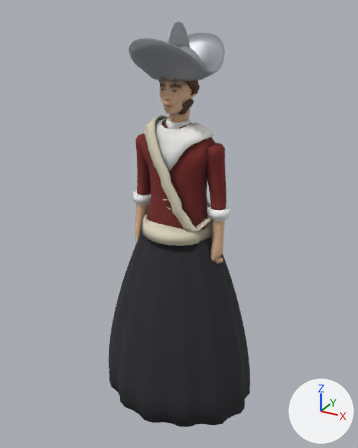
A saved change to the glTF model reckoning/models/watchwoman.glb.
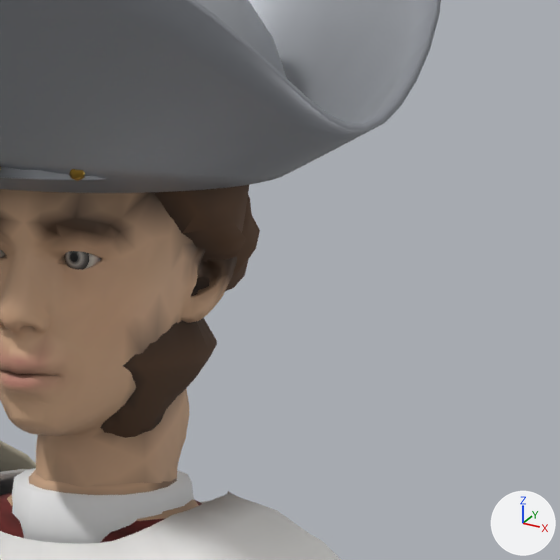
The first picture shows the older version from a 50 mm camera at (1.071, -1.941, 1.967) aimed at (-0.005, 0.013, 0.989). The close-ups show the older and then the newer version on the part from 46% to 67% of the width and 12% to 29% of the height of that picture. Only the edits that show in the close-ups are written down. Lighting does not change. The marker at lower right points along +X, +Y and +Z. Vertices at exactly the same position are counted once.

The older version as bpy lines, for what is in view:
```python
me_watchwoman_hair = bpy.data.meshes.new('watchwoman_hair')
me_watchwoman_hair.from_pydata(...)  # 1260 vertices, 2512 faces; spans x -0.091..0.09, y -0.104..0.138, z 1.525..1.766
me_watchwoman_hair.materials.append(mat_watchwoman_hair)
me_watchwoman_linen = bpy.data.meshes.new('watchwoman_linen')
me_watchwoman_linen.from_pydata(...)  # 461 vertices, 886 faces; spans x -0.258..0.258, y -0.116..0.108, z 1.073..1.5
me_watchwoman_linen.materials.append(mat_watchwoman_linen)
me_watchwoman_skin = bpy.data.meshes.new('watchwoman_skin')
me_watchwoman_skin.from_pydata(...)  # 1599 vertices, 3168 faces; spans x -0.083..0.081, y -0.111..0.084, z 1.417..1.749
me_watchwoman_skin.materials.append(mat_watchwoman_skin)
ob_watchwoman_hair = bpy.data.objects.new('watchwoman_hair', me_watchwoman_hair)
ob_watchwoman_hair.location = (0.0, 0.0, 0.0)
ob_watchwoman_linen = bpy.data.objects.new('watchwoman_linen', me_watchwoman_linen)
ob_watchwoman_linen.location = (0.0, 0.0, 0.0)
ob_watchwoman_skin = bpy.data.objects.new('watchwoman_skin', me_watchwoman_skin)
ob_watchwoman_skin.location = (0.0, 0.0, 0.0)
# also in view: 'watchwoman_hat' at (0.0, 0.0, 1.797); 'watchwoman_body' at (0.0, -0.015, 0.768)
```
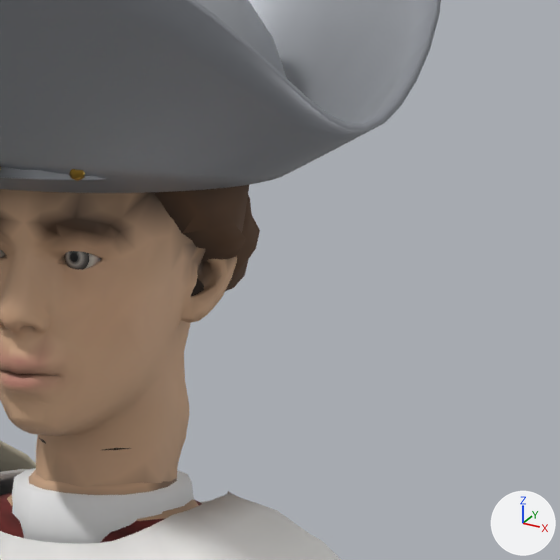
Pixel boxes [x1, y1, x2, y2] of what changed, in the close-ups (560 x 560 px; the box of a moved part takes in the faces that stretch with it):
'watchwoman_hair', reshaped
    before: [100, 185, 260, 438]
    after: [39, 185, 260, 450]
part 1 of me_watchwoman_hair, moved or reshaped (mostly hidden)
    before: [191, 277, 210, 296]
    after: [191, 278, 204, 296]
part 2 of me_watchwoman_hair, recoloured
    before: [100, 317, 217, 438]
    after: [39, 438, 132, 450]
part 3 of me_watchwoman_skin, recoloured (lighter)
    both: [191, 244, 237, 290]
part 4 of me_watchwoman_skin, edited (looks the same)
    both: [36, 236, 227, 484]
part 5 of me_watchwoman_skin, recoloured
    both: [43, 245, 237, 447]

The change in detail:
me_watchwoman_hair has 1260 vertices, 2512 faces and spans x -0.091..0.09, y -0.104..0.138, z 1.525..1.766.
me_watchwoman_hair is used by ob_watchwoman_hair; location (0.0, 0.0, 0.0).
me_watchwoman_hair part 1: 480 of 1260 vertices moved; they spanned x -0.069..0.068, y -0.104..0.08, z 1.525..1.625 and now span x -0.068..0.068, y -0.104..0.076, z 1.525..1.614; mean shift (0.0, 0.002, -0.003); largest move (0.0, 0.005, 1.533) -> (0.0, 0.058, 1.533).
me_watchwoman_hair part 2: 374 kept faces spanning x -0.068..0.049, y -0.05..0.082, z 1.525..1.631 get new vertex colours; the middle colour goes from brown #4c3421 to brown #312012.
me_watchwoman_skin has 1599 vertices, 3168 faces and spans x -0.083..0.081, y -0.111..0.084, z 1.417..1.749.
me_watchwoman_skin is used by ob_watchwoman_skin; location (0.0, 0.0, 0.0).
me_watchwoman_skin part 3: 360 faces centred in x -0.081..0.08, y -0.029..0.066, z 1.588..1.679 are repainted in the vertex colours; the middle colour goes from brown #2e1e11 to brown #836a54.
me_watchwoman_skin part 4: 221 faces centred in x -0.076..0.076, y -0.065..0.061, z 1.502..1.646 are repainted in the vertex colours; the middle colour goes from beige #cca685 to beige #d5ad8b.
me_watchwoman_skin part 5: 203 faces centred in x -0.08..0.079, y -0.041..0.058, z 1.504..1.661 are repainted in the vertex colours; the middle colour goes from brown #836a54 to beige #d3ab89.
